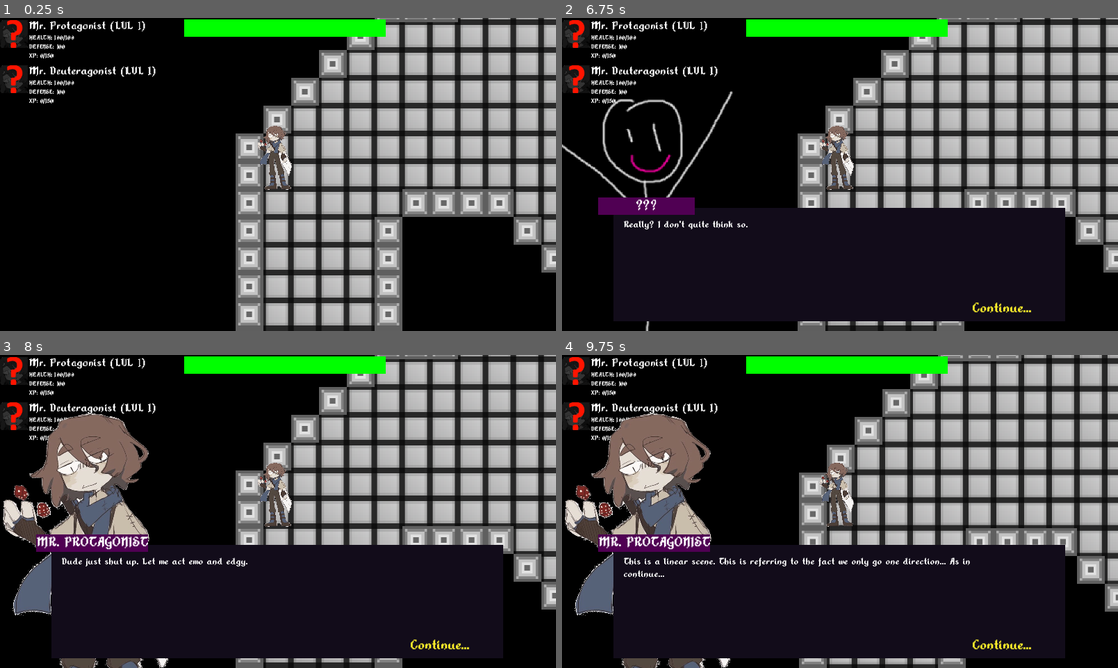
Above: before the commit, frames 1-4 (two rows, left to right).
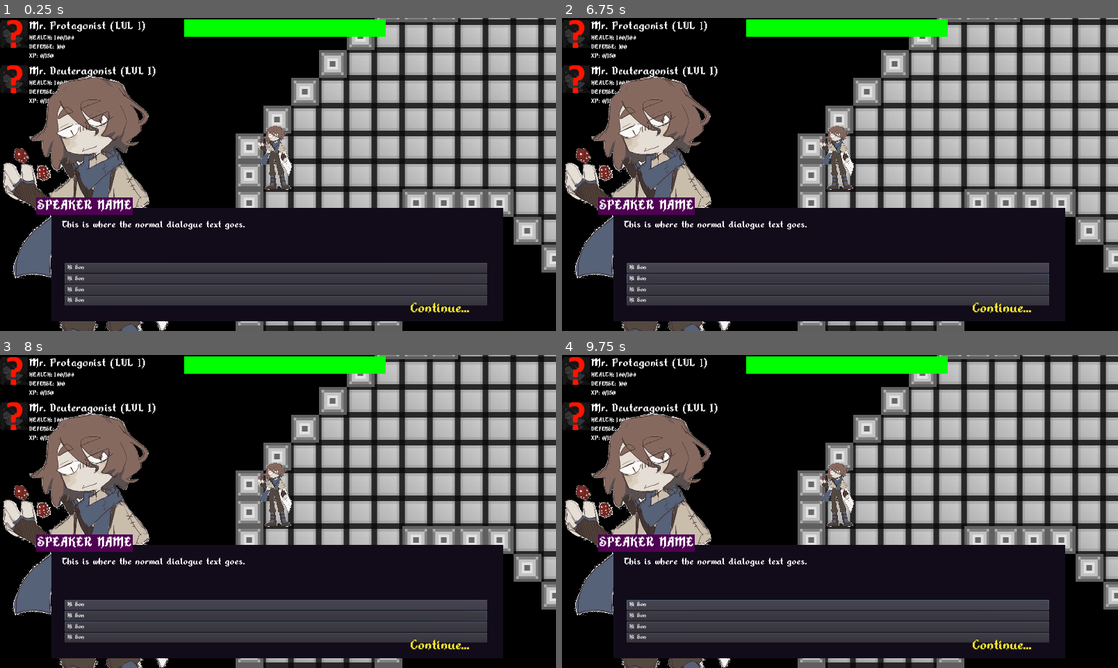
Above: after the commit, the same moments.

Repository: Xpost2000/G.G.D.C.-Team-Project
Game: Godot game, scene res://main_scene/MainGameScreen.tscn
Same seed, same stepped clock (60 frames per second), same inputs: the game is played once before the commit and once after it.
Inputs (mouse positions are in pixels of both pictures, inside the frame that each line leads up to):
- Up to frame 1 (0.25 s): no input
- Up to frame 2 (6.75 s): click (1001, 309) at 0.5 s, where only the run after the commit has a clickable "Continue..."; click (1001, 309) at 1.25 s, where only the run after the commit has a clickable "Continue..."; click (840, 268) at 2 s, where only the run after the commit has a clickable "Hi Son"; click (840, 277) at 2.75 s, where only the run after the commit has a clickable "Hi Son"; click (840, 290) at 3.5 s, where only the run after the commit has a clickable "Hi Son"; click (840, 299) at 4.25 s, where only the run after the commit has a clickable "Hi Son"; tap Enter (game_interact_action) at 5, 5.1, 6.6 s; hold Right (ui_right) 5.03-5.75 s; click (840, 268) at 5.75 s, where only the run before the commit has a clickable "Yep, for reals!"; tap Space at 6.5 s; hold Down (ui_down) from 6.53 s (still down)
- Up to frame 3 (8 s): tap Enter (game_interact_action) at 7.25, 7.55 s; release Down (ui_down) at 7.28 s; hold Right (ui_right) from 7.28 s (still down); hold Shift (game_sprinting_action) from 7.28 s (still down)
- Up to frame 4 (9.75 s): tap Space at 8 s; release Right (ui_right) at 8.03 s; release Shift (game_sprinting_action) at 8.03 s; hold Up (ui_up) 8.03-8.78 s; tap Enter (game_interact_action) at 8.1, 8.75, 8.85 s; hold Left (ui_left) from 8.78 s (still down); tap Shift (game_sprinting_action) at 9.6 s

The runs differ from the first frame. In frame 1, 37% of the frame differs, in the area x 0-91%, y 18-100%; in frame 2, 19%; in frame 3, 11%; in frame 4, 21%.
Error after the commit: Parse Error: The identifier "file_name" isn't declared in the current scope. (res://ui/DialogueUI.gd:98)

Commit message:
load_dialogue_from_file stub.

Diff:
--- a/ui/DialogueUI.gd
+++ b/ui/DialogueUI.gd
@@ -92,6 +92,13 @@
 # I don't really like having these "safety hatch" variables
 # but they don't really hurt to add, and it's a fast fix.
 var initial_opening = false;
+
+# always assume in dialogue_files/
+func load_dialogue_from_file(filename):
+	var file_contents = Utilities.read_entire_file_as_string("dialogue_files/" + file_name);
+	print("TODO TODO TODO");
+	.error_out_please();
+
 func open_test_dialogue():
 	print("okay");
 	scenes["start"] = make_scene_linear(make_node_speaker("PlayerCharacter"),
